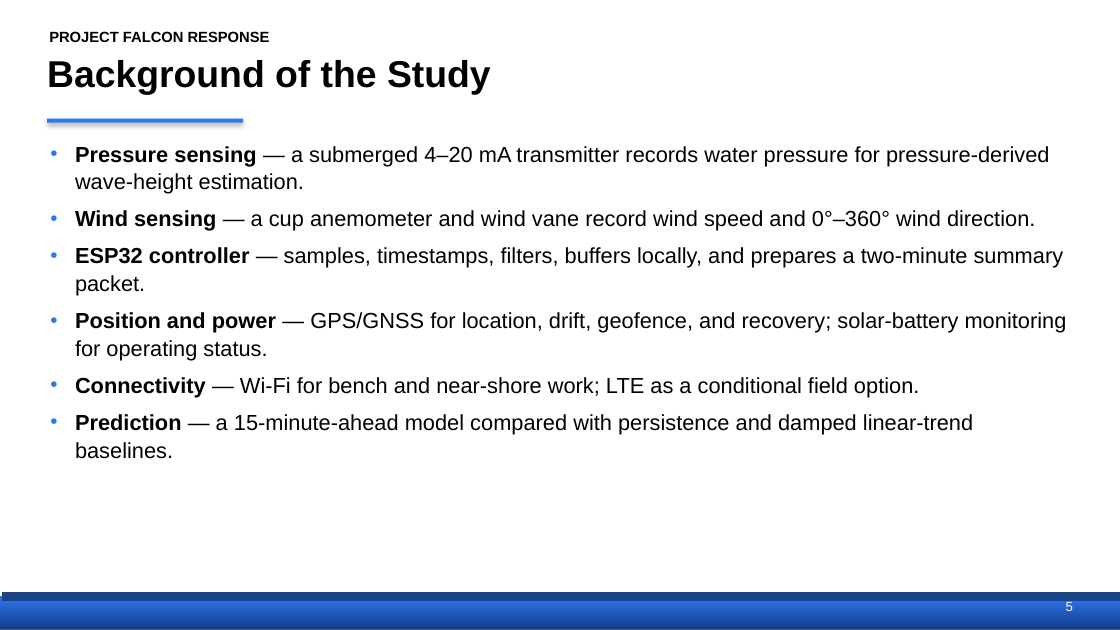
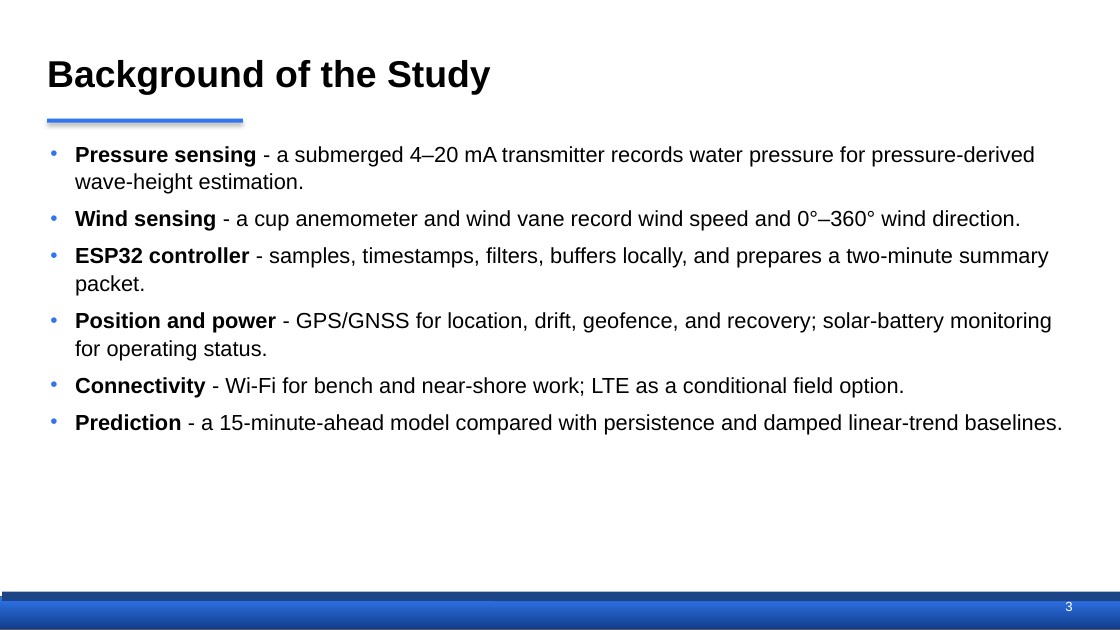
Before and after one commit to Ruzz-1010/Project-FALCON-01, a slide deck: slide 4 of THESIS DOCUMENTATION/FALCON_Proposal_Defense.pptx (slide 5 before the commit). Drawn at 1120x630 pixels with LibreOffice and Linux fonts; fonts in the diff are those of the drawing. Boxes give left, top, right and bottom in pixels: in the first picture for what was removed or moved away, otherwise in the second. Text is boxed around its words. In the diff, an @@ line names an element or a change of style, - is before the commit and + after.

```diff
--- a/THESIS DOCUMENTATION/FALCON_Proposal_Defense.pptx
+++ b/THESIS DOCUMENTATION/FALCON_Proposal_Defense.pptx
@@ text removed at [49,31,270,42] @@
-PROJECT FALCON RESPONSE
@@ text at [75,146,1063,435]: text changed @@
-• Pressure sensing — a submerged 4–20 mA transmitter records water pressure for pressure-derived wave-height estimation.
-• Wind sensing — a cup anemometer and wind vane record wind speed and 0°–360° wind direction.
-• ESP32 controller — samples, timestamps, filters, buffers locally, and prepares a two-minute summary packet.
-• Position and power — GPS/GNSS for location, drift, geofence, and recovery; solar-battery monitoring for operating status.
-• Connectivity — Wi-Fi for bench and near-shore work; LTE as a conditional field option.
-• Prediction — a 15-minute-ahead model compared with persistence and damped linear-trend baselines.
+• Pressure sensing - a submerged 4–20 mA transmitter records water pressure for pressure-derived wave-height estimation.
+• Wind sensing - a cup anemometer and wind vane record wind speed and 0°–360° wind direction.
+• ESP32 controller - samples, timestamps, filters, buffers locally, and prepares a two-minute summary packet.
+• Position and power - GPS/GNSS for location, drift, geofence, and recovery; solar-battery monitoring for operating status.
+• Connectivity - Wi-Fi for bench and near-shore work; LTE as a conditional field option.
+• Prediction - a 15-minute-ahead model compared with persistence and damped linear-trend baselines.
```
Also in this commit, not shown: 29 other slides changed, 23 slides added, 6 slides removed.
